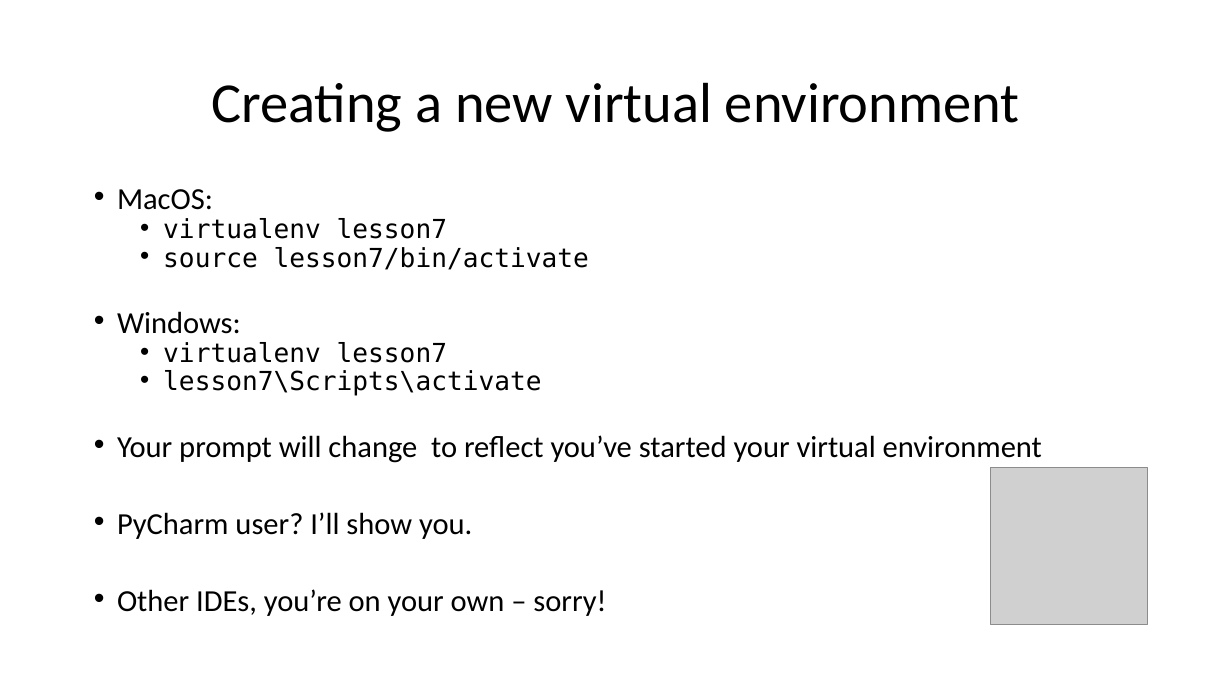
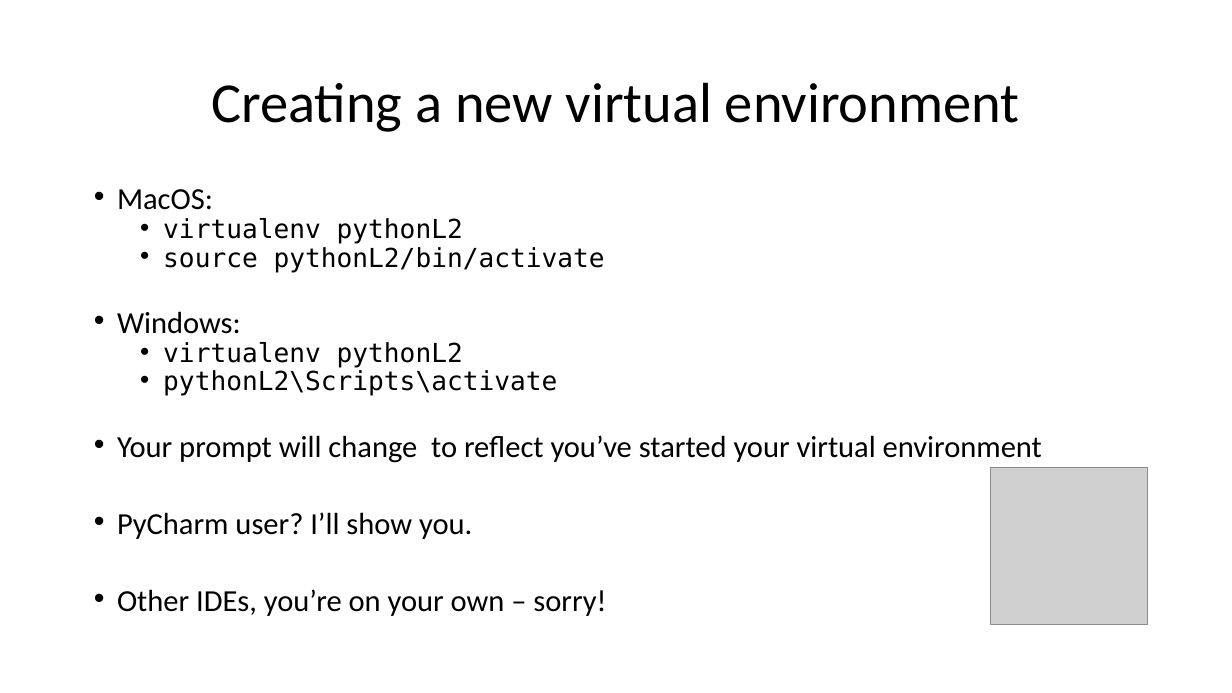
Before and after one commit to wilkotom/python_examples, a slide deck: slide 6 of Python Level 2/Lesson 6/Session 6.pptx. Drawn at 1232x693 pixels with LibreOffice and Linux fonts; fonts in the diff are those of the drawing; grey boxes stand for pictures. Boxes give left, top, right and bottom in pixels: in the first picture for what was removed or moved away, otherwise in the second. Text is boxed around its words. In the diff, an @@ line names an element or a change of style, - is before the commit and + after.

```diff
--- a/Python Level 2/Lesson 6/Session 6.pptx
+++ b/Python Level 2/Lesson 6/Session 6.pptx
@@ text at (163, 218, 605, 272): text changed @@
-  • virtualenv lesson7
-  • source lesson7/bin/activate
+  • virtualenv pythonL2
+  • source pythonL2/bin/activate
@@ text at (163, 342, 557, 396): text changed @@
-  • virtualenv lesson7
-  • lesson7\Scripts\activate
+  • virtualenv pythonL2
+  • pythonL2\Scripts\activate
```
Also in this commit, not shown: 1 other slide changed, 1 slide added.
